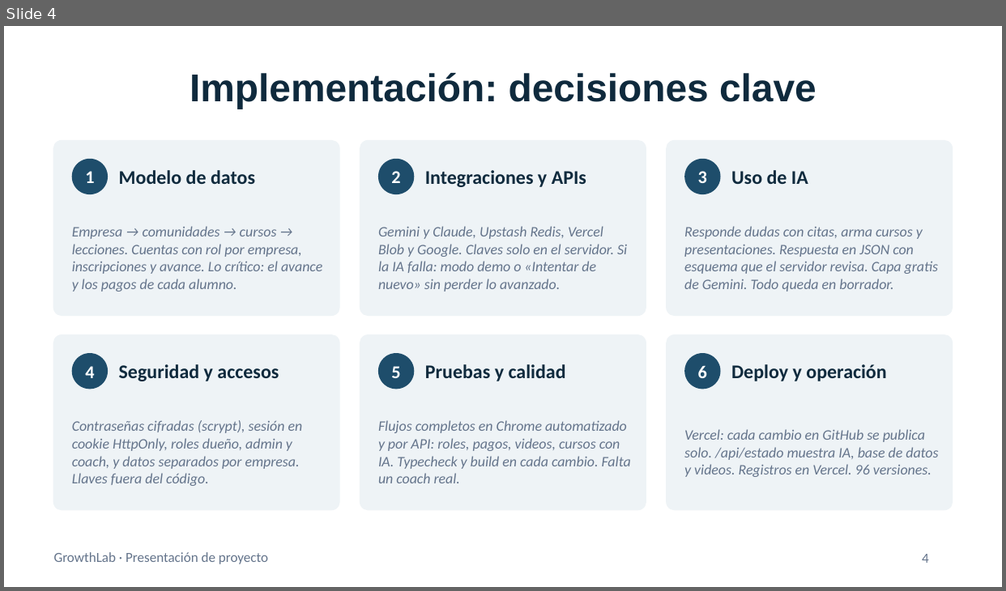
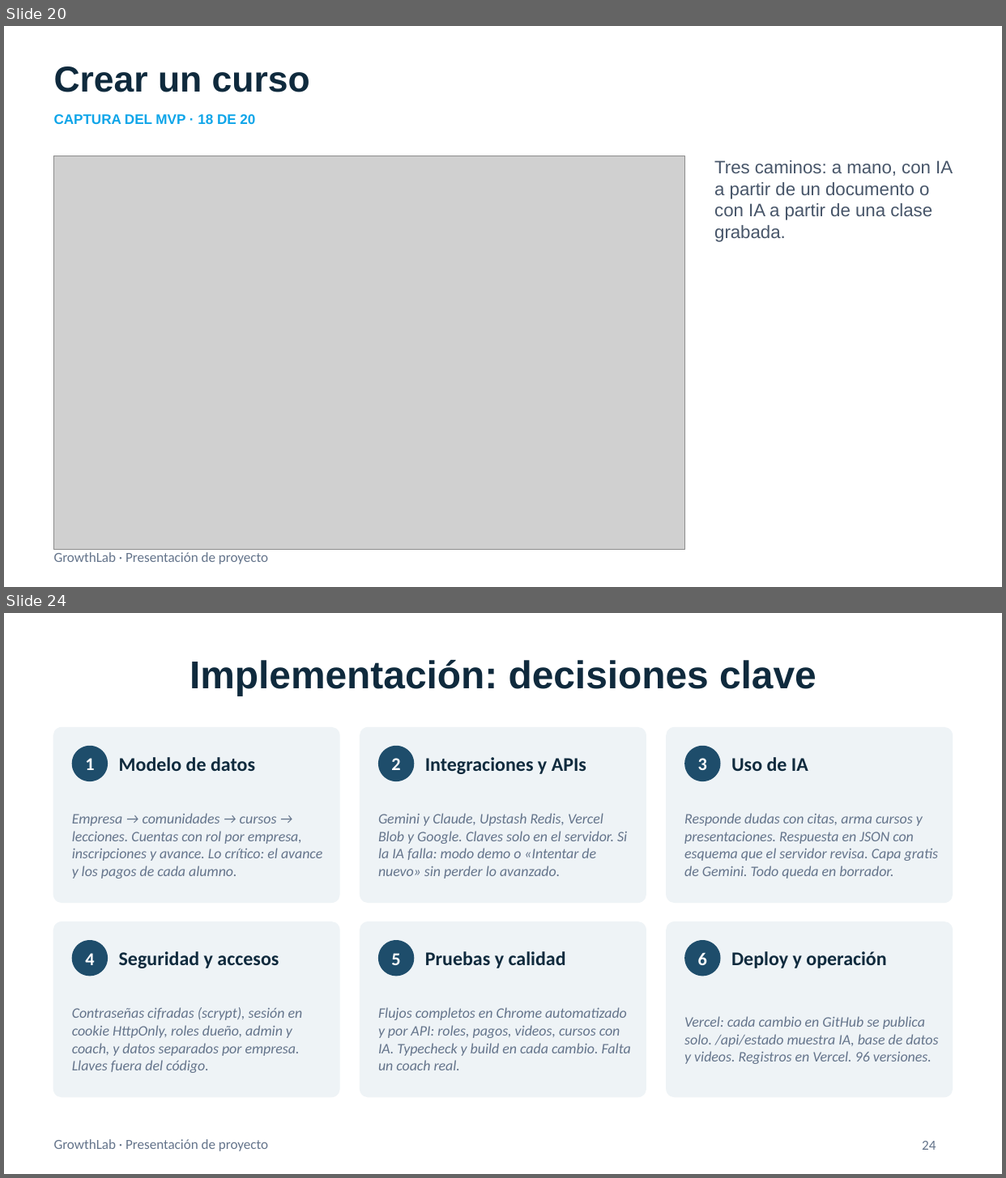
Before and after one commit to 3tted/plataforma-cursos-mvp, a slide deck: docs/Presentacion-GrowthLab-Merkatics.pptx. Shown one above the other, each under a label of ours: slide 4 before the commit, slides 20 and 24 after it; the slides between them are not shown. The pictures are 1006x591 and 1006x1178 pixels, drawn with LibreOffice and Linux fonts; fonts in the diff are those of the drawing; grey boxes stand for pictures. Boxes give left, top, right and bottom in pixels: in the first picture for what was removed or moved away, otherwise in the second. Text is boxed around its words. In the diff, an @@ line names an element or a change of style, - is before the commit and + after.

```diff
--- a/docs/Presentacion-GrowthLab-Merkatics.pptx
+++ b/docs/Presentacion-GrowthLab-Merkatics.pptx
@@ slide 20 added at <box>4,26,1002,587</box>, background #FFFFFF; not listed: 1 template element that a slide beside it also shows @@
@@ text added at <box>54,66,310,92</box>, 26 pt, text #0F2A3D, bold @@
+Crear un curso
@@ text added at <box>54,114,255,124</box>, 10 pt, text #0EA5E9, bold @@
+CAPTURA DEL MVP · 18 DE 20
@@ picture added at <box>54,156,684,550</box> @@
@@ text added at <box>714,160,953,242</box>, 13 pt, text #475569 @@
+Tres caminos: a mano, con IA a partir de un documento o con IA a partir de una clase grabada.
@@ what was slide 4 is now slide 24 @@
@@ page number at <box>922,1141,936,1150</box>: text changed @@
-4
+24
```
Also in this commit, not shown: 1 slide changed, 19 other slides added.
